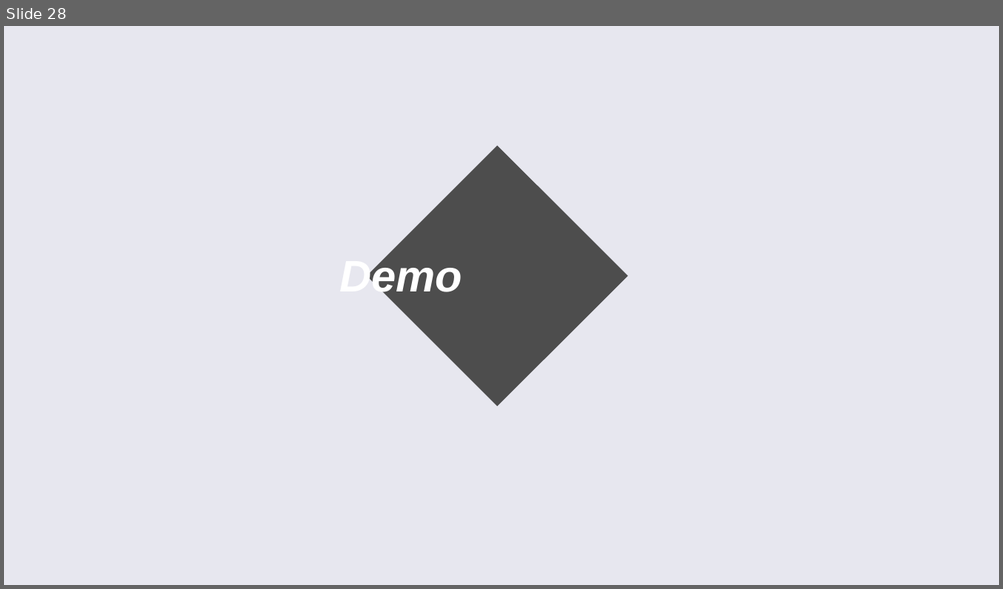
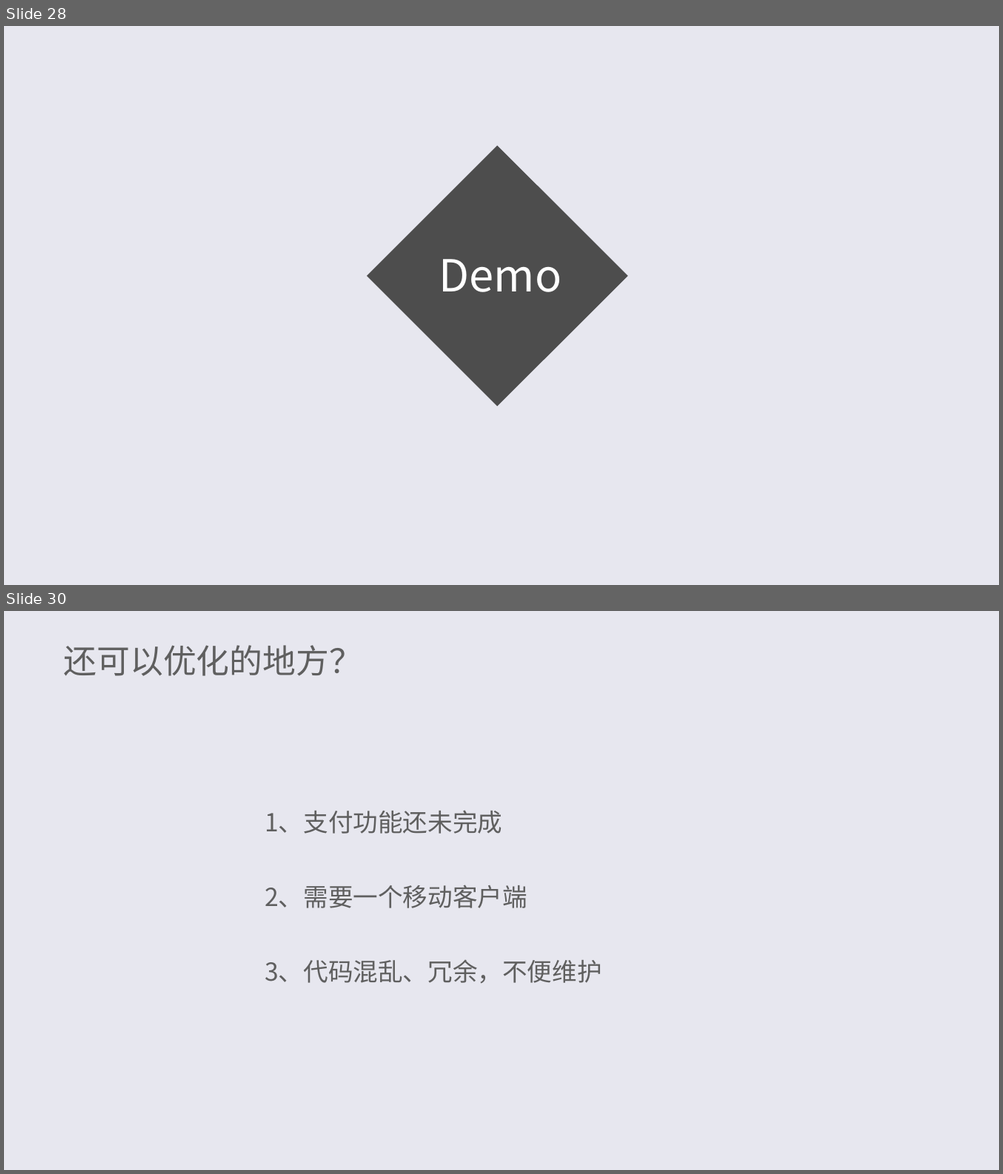
Before and after one commit to bytrix/report, a slide deck: 答辩.ppt. Shown one above the other, each under a label of ours: slide 28 before the commit, slides 28 and 30 after it; the slides between them are not shown. The pictures are 1003x589 and 1003x1174 pixels, drawn with LibreOffice and Linux fonts; fonts in the diff are those of the drawing. Boxes give left, top, right and bottom in pixels: in the first picture for what was removed or moved away, otherwise in the second. Text is boxed around its words. In the diff, an @@ line names an element or a change of style, - is before the commit and + after.

```diff
--- a/答辩.ppt
+++ b/答辩.ppt
@@ slide 30 added at box(4, 611, 999, 1170), background #E7E7EF @@
@@ title added at box(64, 645, 362, 676), 24 pt, text #5F5F5F @@
+还可以优化的地方？
@@ text added at box(264, 810, 601, 984), 18 pt, text #5F5F5F @@
+1、支付功能还未完成
+2、需要一个移动客户端
+3、代码混乱、冗余，不便维护
@@ slide 28 changed as well @@
@@ text "Demo": place and size @@
-text "Demo" at box(339, 257, 462, 301)
+text "Demo" at box(439, 259, 562, 292)
@@ text "Demo" at box(439, 259, 562, 292): font Arial to Noto Sans CJK SC, bold off, italic off; indent changed @@
```
Also in this commit, not shown: 27 other slides changed, 2 other slides added, 2 other files.
